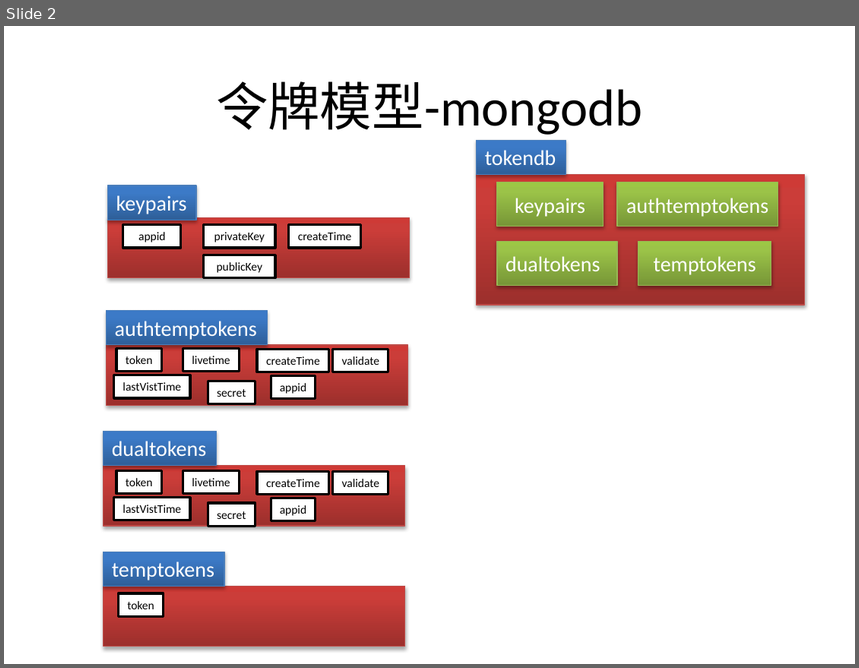
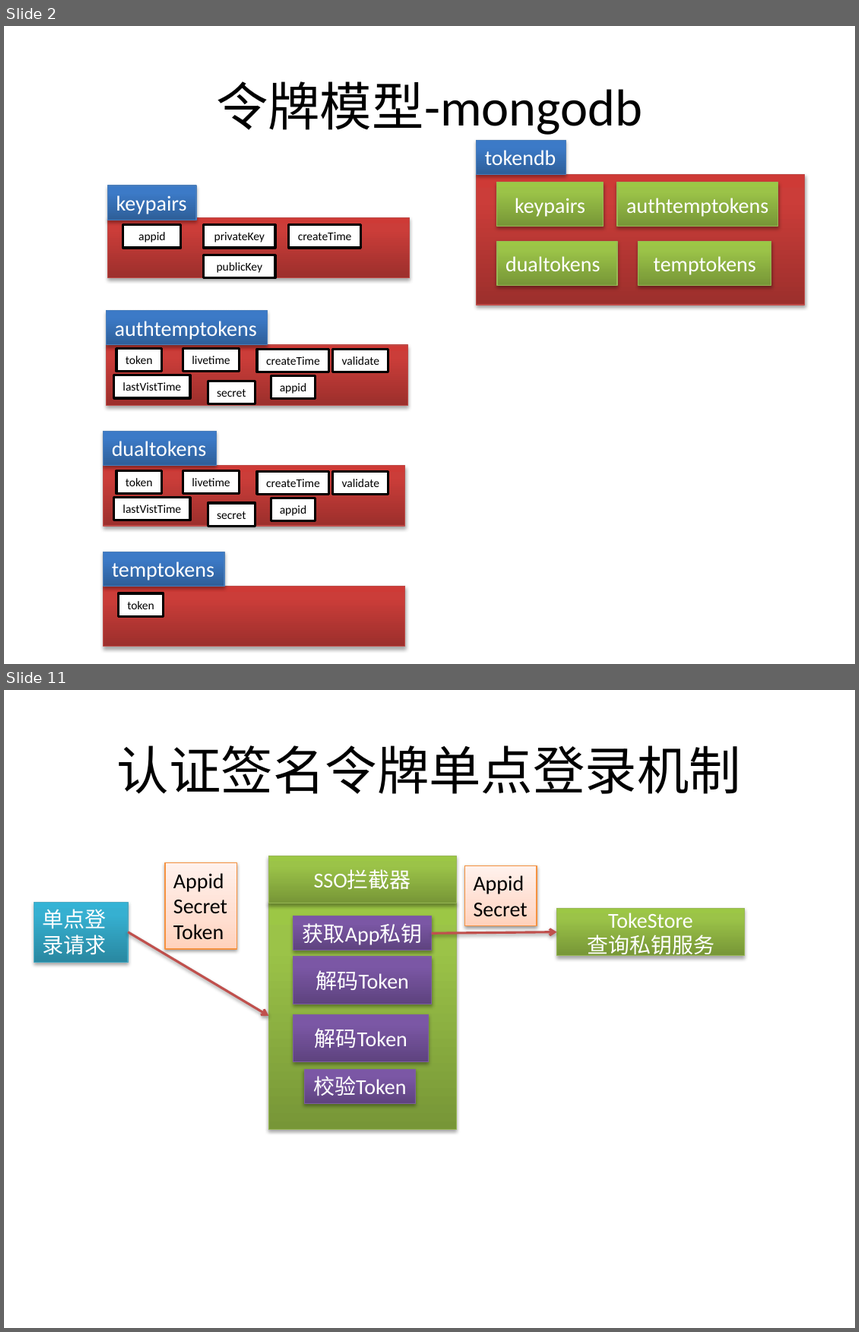
Before and after one commit to bbossgroups/bboss, a slide deck: 文档/令牌管理.pptx. Shown one above the other, each under a label of ours: slide 2 before the commit, slides 2 and 11 after it; the slides between them are not shown. The pictures are 859x668 and 859x1332 pixels, drawn with LibreOffice and Linux fonts; fonts in the diff are those of the drawing. Boxes give left, top, right and bottom in pixels: in the first picture for what was removed or moved away, otherwise in the second. Text is boxed around its words. In the diff, an @@ line names an element or a change of style, - is before the commit and + after.

Commit message:
完善令牌

```diff
--- a/文档/令牌管理.pptx
+++ b/文档/令牌管理.pptx
@@ slide 11 added at box(4, 690, 855, 1328), background #FFFFFF @@
@@ title added at box(117, 745, 741, 794), 44 pt, text #000000 @@
+认证签名令牌单点登录机制
@@ rectangle added at box(165, 863, 237, 948), fill gradient #FFD2BD to #FFDED0 to #FFF2ED, outline #F69240 0.75 pt, 18 pt, text #000000 @@
+Appid
+Secret
+Token
@@ rectangle added at box(268, 856, 456, 904), fill gradient #779737 to #9BC348 to #9DC746, outline #98B955 0.75 pt, 18 pt, text #FFFFFF @@
+SSO拦截器
@@ rectangle added at box(465, 866, 537, 926), fill gradient #FFD2BD to #FFDED0 to #FFF2ED, outline #F69240 0.75 pt, 18 pt, text #000000 @@
+Appid
+Secret
@@ rectangle added at box(34, 902, 127, 962), fill gradient #2A88A2 to #37B1D2 to #34B4D6, outline #46AAC5 0.75 pt, 18 pt, text #FFFFFF @@
+单点登录请求
@@ rectangle added at box(268, 902, 456, 1130), fill gradient #779737 to #9BC348 to #9DC746, outline #98B955 0.75 pt @@
@@ rectangle added at box(294, 916, 431, 951), fill gradient #5F4480 to #7B58A6 to #7C57A8, outline #7D60A0 0.75 pt, 18 pt, text #FFFFFF @@
+获取App私钥
@@ rectangle added at box(557, 909, 744, 957), fill gradient #779737 to #9BC348 to #9DC746, outline #98B955 0.75 pt, 18 pt, text #FFFFFF @@
+TokeStore
+查询私钥服务
@@ arrow added from (129, 932) to (268, 1016), #C0504D 2 pt @@
@@ arrow added from (431, 933) to (557, 932), #C0504D 2 pt @@
@@ rectangle added at box(294, 957, 431, 1004), fill gradient #5F4480 to #7B58A6 to #7C57A8, outline #7D60A0 0.75 pt, 18 pt, text #FFFFFF @@
+解码Token
@@ rectangle added at box(294, 1015, 429, 1062), fill gradient #5F4480 to #7B58A6 to #7C57A8, outline #7D60A0 0.75 pt, 18 pt, text #FFFFFF @@
+解码Token
@@ rectangle added at box(304, 1070, 416, 1103), fill gradient #5F4480 to #7B58A6 to #7C57A8, outline #7D60A0 0.75 pt, 18 pt, text #FFFFFF @@
+校验Token
```
Also in this commit, not shown: 8 other slides added, 10 other files.
